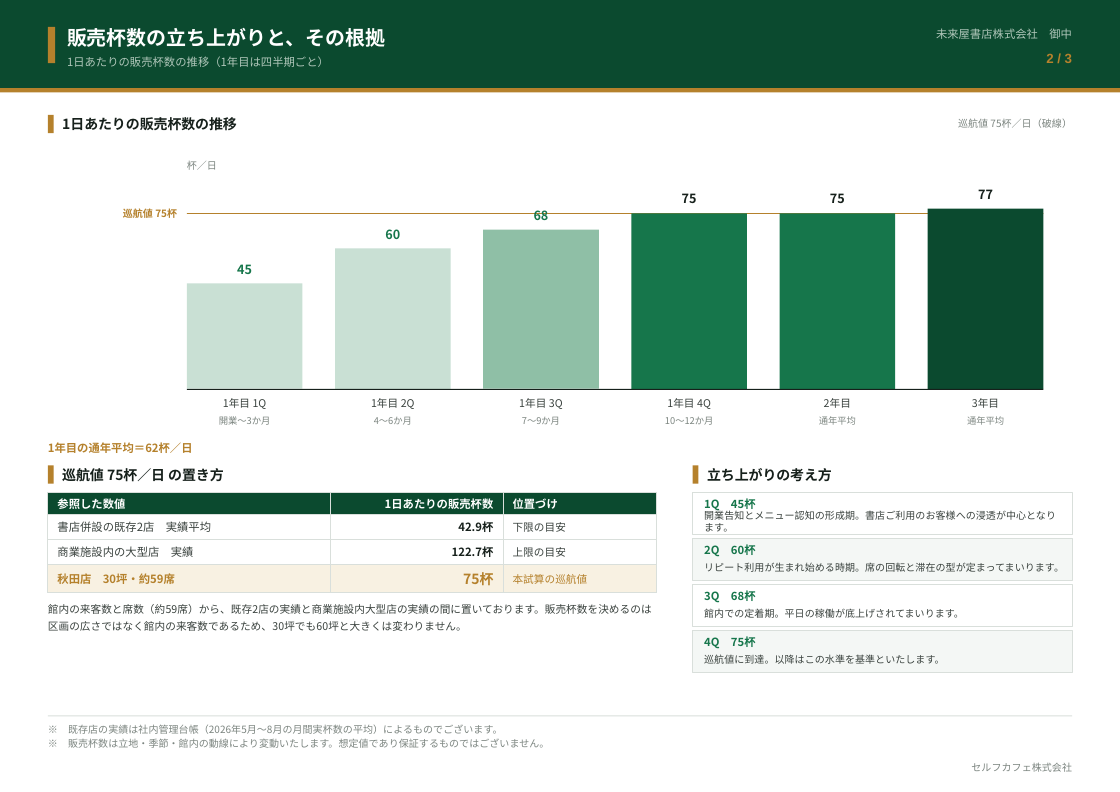
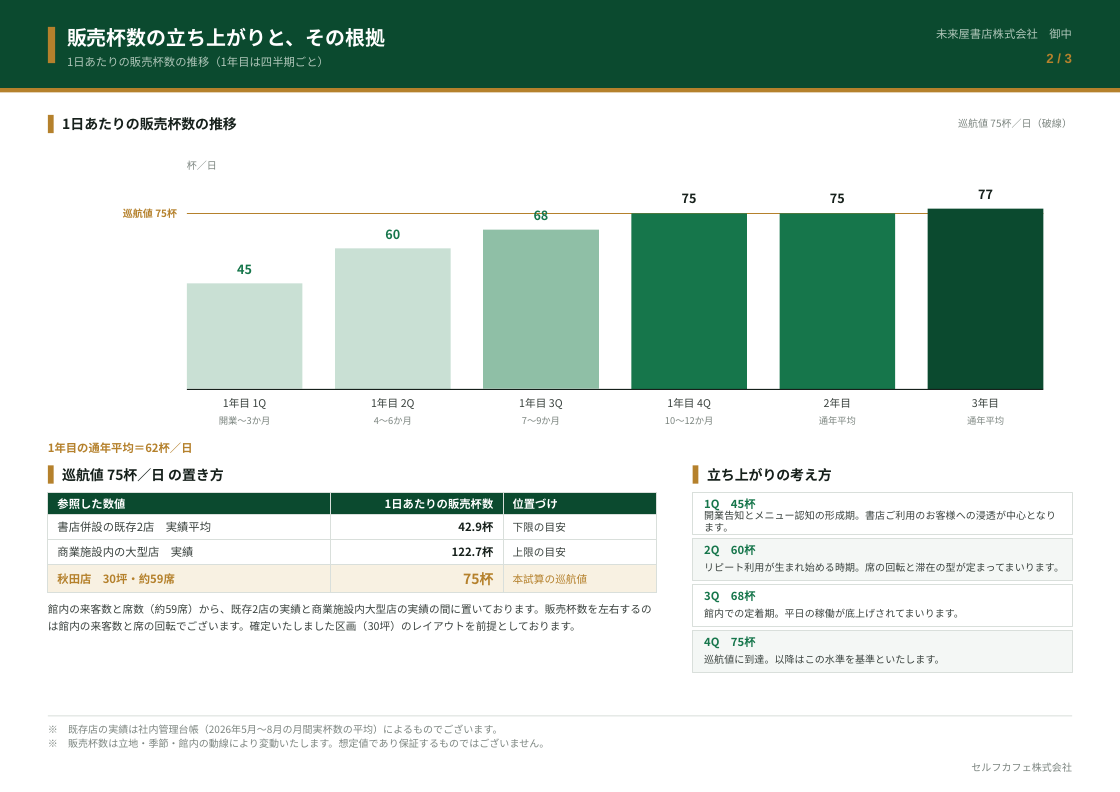
Before and after one commit to a5408071-cmd/suzuki-ceo, a slide deck: slide 2 of selfcafe-akita-forecast/akita-forecast.pptx. Drawn at 1120x792 pixels with LibreOffice and Linux fonts; fonts in the diff are those of the drawing. Boxes give left, top, right and bottom in pixels: in the first picture for what was removed or moved away, otherwise in the second. Text is boxed around its words. In the diff, an @@ line names an element or a change of style, - is before the commit and + after.

```diff
--- a/selfcafe-akita-forecast/akita-forecast.pptx
+++ b/selfcafe-akita-forecast/akita-forecast.pptx
@@ text at [48, 604, 652, 631]: text changed @@
-館内の来客数と席数（約59席）から、既存2店の実績と商業施設内大型店の実績の間に置いております。販売杯数を決めるのは区画の広さではなく館内の来客数であるため、30坪でも60坪と大きくは変わりません。
+館内の来客数と席数（約59席）から、既存2店の実績と商業施設内大型店の実績の間に置いております。販売杯数を左右するのは館内の来客数と席の回転でございます。確定いたしました区画（30坪）のレイアウトを前提としております。
```
Also in this commit, not shown: 2 other slides changed, 4 other files.
